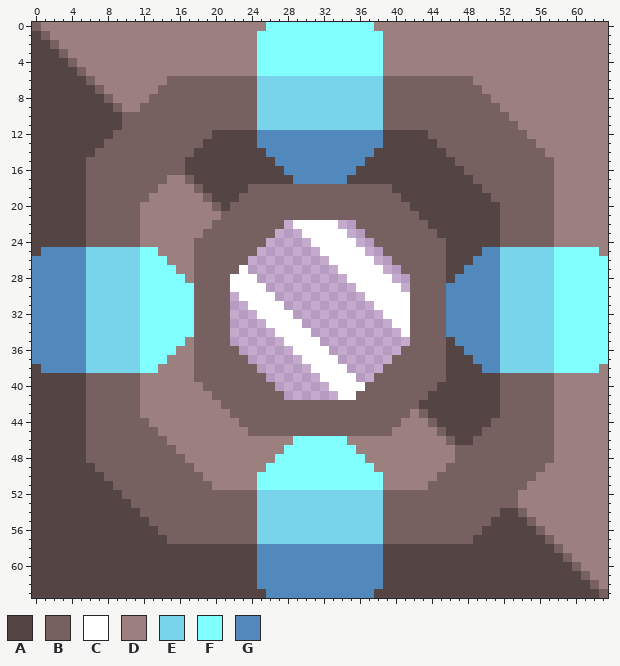
Two states of a pixel-art sprite, sprites/blocks/production/Scrap-Solidifier.png. Above is the file before it was changed.
The file is 64x64 pixels.
Palette (. is transparent): A #544444  B #766060  C #ffffff  D #9c7f7f  E #78d4ea  F #81ffff  G #5289bc
Pixels before, first column x 0:
 0 BDDDDDDDDDDDDDDDDDDDDDDDDDFFFFFFFFFFFFDDDDDDDDDDDDDDDDDDDDDDDDDD
 1 ABDDDDDDDDDDDDDDDDDDDDDDDFFFFFFFFFFFFFFDDDDDDDDDDDDDDDDDDDDDDDDD
 2 AABDDDDDDDDDDDDDDDDDDDDDDFFFFFFFFFFFFFFDDDDDDDDDDDDDDDDDDDDDDDDD
 3 AAABDDDDDDDDDDDDDDDDDDDDDFFFFFFFFFFFFFFDDDDDDDDDDDDDDDDDDDDDDDDD
 4 AAAABDDDDDDDDDDDDDDDDDDDDFFFFFFFFFFFFFFDDDDDDDDDDDDDDDDDDDDDDDDD
 5 AAAAABDDDDDDDDDDDDDDDDDDDFFFFFFFFFFFFFFDDDDDDDDDDDDDDDDDDDDDDDDD
 6 AAAAAABDDDDDDDDBBBBBBBBBBEEEEEEEEEEEEEEBBBBBBBBBBDDDDDDDDDDDDDDD
 7 AAAAAAABDDDDDDBBBBBBBBBBBEEEEEEEEEEEEEEBBBBBBBBBBBDDDDDDDDDDDDDD
 8 AAAAAAAABDDDDBBBBBBBBBBBBEEEEEEEEEEEEEEBBBBBBBBBBBBDDDDDDDDDDDDD
 9 AAAAAAAAABDDBBBBBBBBBBBBBEEEEEEEEEEEEEEBBBBBBBBBBBBBDDDDDDDDDDDD
10 AAAAAAAAAABBBBBBBBBBBBBBBEEEEEEEEEEEEEEBBBBBBBBBBBBBBDDDDDDDDDDD
11 AAAAAAAAAABBBBBBBBBBBBBBBEEEEEEEEEEEEEEBBBBBBBBBBBBBBBDDDDDDDDDD
12 AAAAAAAAABBBBBBBBBBBAAAAAGGGGGGGGGGGGGGAAAAABBBBBBBBBBBDDDDDDDDD
13 AAAAAAAABBBBBBBBBBBAAAAAAGGGGGGGGGGGGGGAAAAAABBBBBBBBBBBDDDDDDDD
14 AAAAAAABBBBBBBBBBBAAAAAAAAGGGGGGGGGGGGAAAAAAAABBBBBBBBBBBDDDDDDD
15 AAAAAABBBBBBBBBBBAAAAAAAAAAGGGGGGGGGGAAAAAAAAAABBBBBBBBBBBDDDDDD
16 AAAAAABBBBBBBBBBBAAAAAAAAAAAGGGGGGGGAAAAAAAAAAAABBBBBBBBBBDDDDDD
17 AAAAAABBBBBBBBBDDBAAAAAAAAAAAGGGGGGAAAAAAAAAAAAAABBBBBBBBBDDDDDD
18 AAAAAABBBBBBBBDDDDBAAAAABBBBBBBBBBBBBBBBAAAAAAAAAABBBBBBBBDDDDDD
19 AAAAAABBBBBBBDDDDDDBAAABBBBBBBBBBBBBBBBBBAAAAAAAAAABBBBBBBDDDDDD
20 AAAAAABBBBBBDDDDDDDDBABBBBBBBBBBBBBBBBBBBBAAAAAAAAAABBBBBBDDDDDD
21 AAAAAABBBBBBDDDDDDDDDBBBBBBBBBBBBBBBBBBBBBBAAAAAAAAABBBBBBDDDDDD
22 AAAAAABBBBBBDDDDDDDDBBBBBBBB.CCCCC..BBBBBBBBAAAAAAAABBBBBBDDDDDD
23 AAAAAABBBBBBDDDDDDDBBBBBBBB...CCCCC..BBBBBBBBAAAAAAABBBBBBDDDDDD
24 AAAAAABBBBBBDDDDDDBBBBBBBB.....CCCCC..BBBBBBBBAAAAAABBBBBBDDDDDD
25 AGGGGGEEEEEEFFDDDDBBBBBBB.......CCCCC..BBBBBBBAAAAGGEEEEEEFFFFFD
26 GGGGGGEEEEEEFFFDDDBBBBBB.........CCCCC..BBBBBBAAAGGGEEEEEEFFFFFF
27 GGGGGGEEEEEEFFFFDDBBBBBC..........CCCCC..BBBBBAAGGGGEEEEEEFFFFFF
28 GGGGGGEEEEEEFFFFFDBBBBCCC..........CCCCC..BBBBAGGGGGEEEEEEFFFFFF
29 GGGGGGEEEEEEFFFFFFBBBBCCCC..........CCCCC.BBBBGGGGGGEEEEEEFFFFFF
30 GGGGGGEEEEEEFFFFFFBBBB.CCCC..........CCCCCBBBBGGGGGGEEEEEEFFFFFF
31 GGGGGGEEEEEEFFFFFFBBBB..CCCC..........CCCCBBBBGGGGGGEEEEEEFFFFFF
32 GGGGGGEEEEEEFFFFFFBBBB...CCCC..........CCCBBBBGGGGGGEEEEEEFFFFFF
33 GGGGGGEEEEEEFFFFFFBBBB....CCCC..........CCBBBBGGGGGGEEEEEEFFFFFF
34 GGGGGGEEEEEEFFFFFFBBBB.....CCCC..........CBBBBGGGGGGEEEEEEFFFFFF
35 GGGGGGEEEEEEFFFFFDBBBB......CCCC..........BBBBAGGGGGEEEEEEFFFFFF
36 GGGGGGEEEEEEFFFFDDBBBBB......CCCC........BBBBBAAGGGGEEEEEEFFFFFF
37 GGGGGGEEEEEEFFFDDDBBBBBB......CCCC......BBBBBBAAAGGGEEEEEEFFFFFF
38 AGGGGGEEEEEEFFDDDDBBBBBBB......CCCC....BBBBBBBAAAAGGEEEEEEFFFFFD
39 AAAAAABBBBBBDDDDDDBBBBBBBB......CCCC..BBBBBBBBAAAAAABBBBBBDDDDDD
40 AAAAAABBBBBBDDDDDDDBBBBBBBB......CCCCBBBBBBBBAAAAAAABBBBBBDDDDDD
41 AAAAAABBBBBBDDDDDDDDBBBBBBBB......CCBBBBBBBBAAAAAAAABBBBBBDDDDDD
42 AAAAAABBBBBBDDDDDDDDDBBBBBBBBBBBBBBBBBBBBBBAAAAAAAAABBBBBBDDDDDD
43 AAAAAABBBBBBDDDDDDDDDDBBBBBBBBBBBBBBBBBBBBDBAAAAAAAABBBBBBDDDDDD
44 AAAAAABBBBBBBDDDDDDDDDDBBBBBBBBBBBBBBBBBBDDDBAAAAAABBBBBBBDDDDDD
45 AAAAAABBBBBBBBDDDDDDDDDDBBBBBBBBBBBBBBBBDDDDDBAAAABBBBBBBBDDDDDD
46 AAAAAABBBBBBBBBDDDDDDDDDDDDDDFFFFFFDDDDDDDDDDDBAABBBBBBBBBDDDDDD
47 AAAAAABBBBBBBBBBDDDDDDDDDDDDFFFFFFFFDDDDDDDDDDDBBBBBBBBBBBDDDDDD
48 AAAAAABBBBBBBBBBBDDDDDDDDDDFFFFFFFFFFDDDDDDDDDDBBBBBBBBBBBDDDDDD
49 AAAAAAABBBBBBBBBBBDDDDDDDDFFFFFFFFFFFFDDDDDDDDBBBBBBBBBBBDDDDDDD
50 AAAAAAAABBBBBBBBBBBDDDDDDFFFFFFFFFFFFFFDDDDDDBBBBBBBBBBBDDDDDDDD
51 AAAAAAAAABBBBBBBBBBBDDDDDFFFFFFFFFFFFFFDDDDDBBBBBBBBBBBDDDDDDDDD
52 AAAAAAAAAABBBBBBBBBBBBBBBEEEEEEEEEEEEEEBBBBBBBBBBBBBBBDDDDDDDDDD
53 AAAAAAAAAAABBBBBBBBBBBBBBEEEEEEEEEEEEEEBBBBBBBBBBBBBBBDDDDDDDDDD
54 AAAAAAAAAAAABBBBBBBBBBBBBEEEEEEEEEEEEEEBBBBBBBBBBBBBAABDDDDDDDDD
55 AAAAAAAAAAAAABBBBBBBBBBBBEEEEEEEEEEEEEEBBBBBBBBBBBBAAAABDDDDDDDD
56 AAAAAAAAAAAAAABBBBBBBBBBBEEEEEEEEEEEEEEBBBBBBBBBBBAAAAAABDDDDDDD
57 AAAAAAAAAAAAAAABBBBBBBBBBEEEEEEEEEEEEEEBBBBBBBBBBAAAAAAAABDDDDDD
58 AAAAAAAAAAAAAAAAAAAAAAAAAGGGGGGGGGGGGGGAAAAAAAAAAAAAAAAAAABDDDDD
59 AAAAAAAAAAAAAAAAAAAAAAAAAGGGGGGGGGGGGGGAAAAAAAAAAAAAAAAAAAABDDDD
60 AAAAAAAAAAAAAAAAAAAAAAAAAGGGGGGGGGGGGGGAAAAAAAAAAAAAAAAAAAAABDDD
61 AAAAAAAAAAAAAAAAAAAAAAAAAGGGGGGGGGGGGGGAAAAAAAAAAAAAAAAAAAAAABDD
62 AAAAAAAAAAAAAAAAAAAAAAAAAGGGGGGGGGGGGGGAAAAAAAAAAAAAAAAAAAAAAABD
63 AAAAAAAAAAAAAAAAAAAAAAAAAAGGGGGGGGGGGGAAAAAAAAAAAAAAAAAAAAAAAAAB
After the commit:
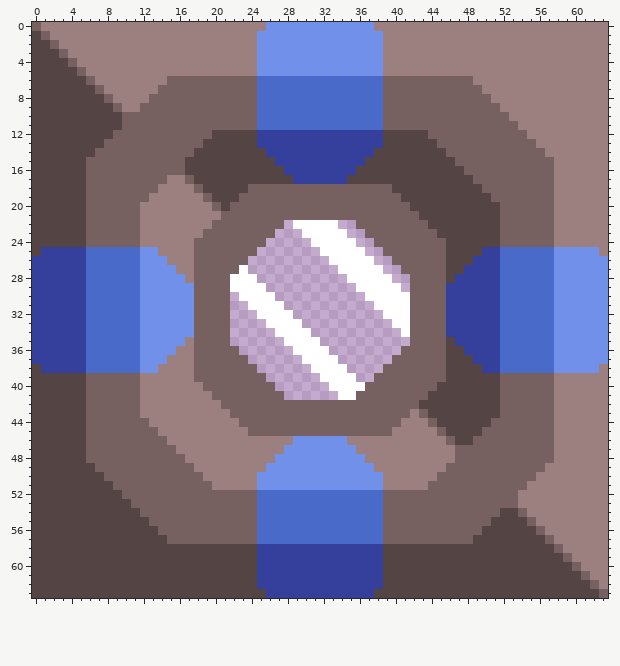
Changes in this commit:
colour E: #78d4ea -> #496ac9
colour F: #81ffff -> #7190ea
colour G: #5289bc -> #35409c
Where, in picture pixels (left, top, right, bottom), the same in both pictures:
changed: (257, 22, 383, 184)
changed: (32, 247, 194, 373)
changed: (446, 247, 608, 373)
changed: (257, 436, 383, 598)
